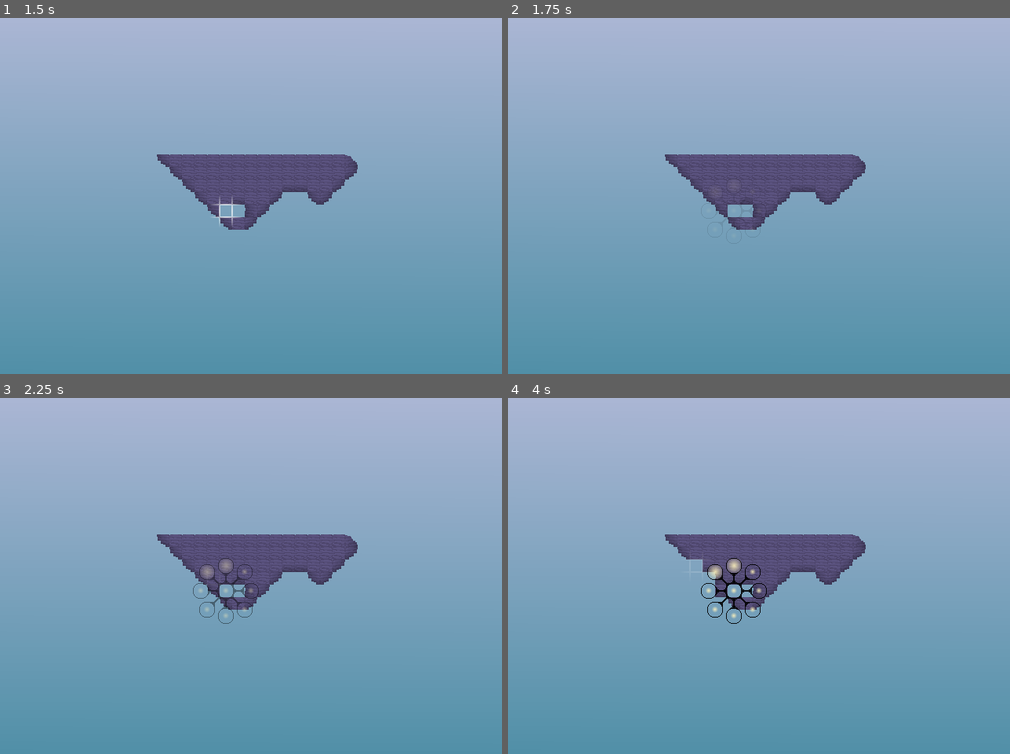
Above: before the commit, frames 1-4 (two rows, left to right).
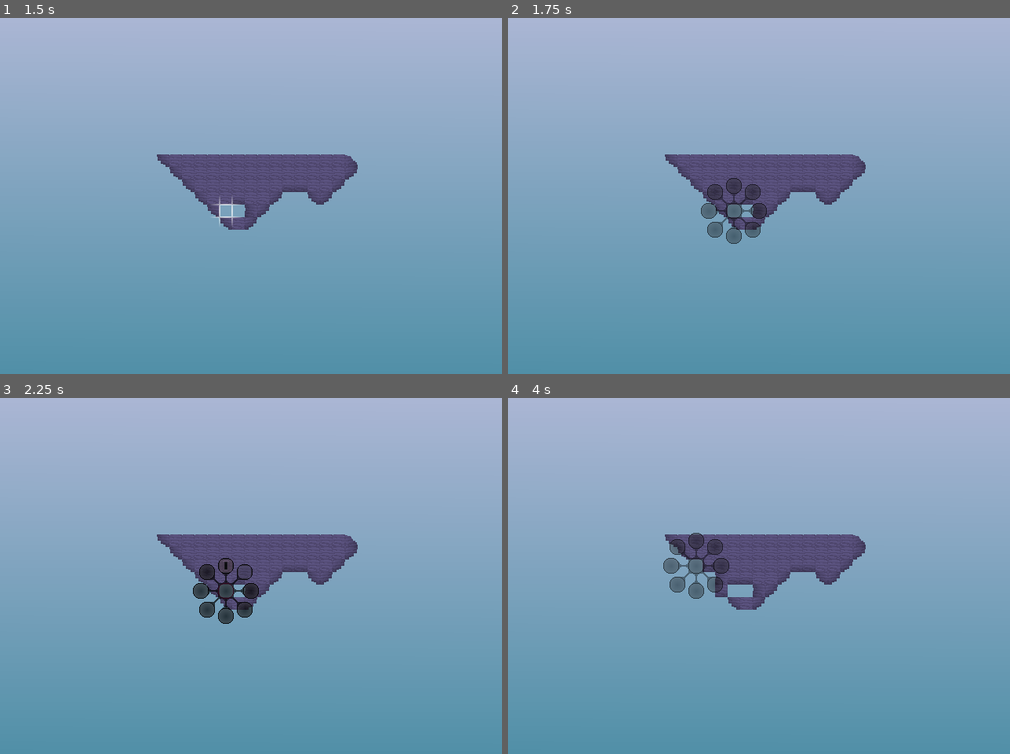
Above: after the commit, the same moments.

Repository: brandonkilpatrick059/dronescape
Game: Godot game, scene res://scenes/grid_sandbox.tscn
Same seed, same stepped clock (60 frames per second), same inputs: the game is played once before the commit and once after it.
Inputs (mouse positions are in pixels of both pictures, inside the frame that each line leads up to):
- Up to frame 1 (1.5 s): tap Enter at 0.5 s; move the mouse to (240, 210) at 0.52 s; click (240, 210) at 0.6 s; right-click (240, 210) at 0.8 s; tap Space at 1.25 s; move the mouse to (225, 210) at 1.27 s; right-click (225, 210) at 1.35 s
- Up to frame 2 (1.75 s): tap Middle mouse button (third_action) at 1.55 s
- Up to frame 3 (2.25 s): move the mouse to (210, 579) at 2.02 s; tap Middle mouse button (third_action) at 2.1 s
- Up to frame 4 (4 s): click (718, 579) at 2.3 s; move the mouse to (708, 579) at 2.77 s; click (708, 579) at 2.85 s; right-click (708, 579) at 3.05 s; tap Enter at 3.5 s; move the mouse to (698, 565) at 3.52 s; right-click (698, 565) at 3.6 s; tap Middle mouse button (third_action) at 3.8 s

Frame 1 is identical in both runs. In frame 2, 1.1% of the frame differs, in the area x 38-52%, y 44-64%; in frame 3, 1.1%; in frame 4, 1.6%, in the area x 30-52%, y 37-64%.

Commit message:
added grid_entity picking

Diff:
--- /dev/null
+++ b/interface/picker/picker_bubble.tscn
@@ -0,0 +1,28 @@
+[gd_scene load_steps=4 format=3 uid="uid://deiwk01jhatgw"]
+
+[ext_resource type="Script" uid="uid://c7yhla0silvud" path="res://scripts/picker_bubble.gd" id="1_twwt7"]
+[ext_resource type="SpriteFrames" uid="uid://0l5nd3edo5x0" path="res://sprites/interface/picker_glow.tres" id="1_uxkh3"]
+
+[sub_resource type="CircleShape2D" id="CircleShape2D_uxkh3"]
+radius = 8.0
+
+[node name="PickerBubble" type="Node2D"]
+script = ExtResource("1_twwt7")
+
+[node name="AnimatedSprite2D" type="AnimatedSprite2D" parent="."]
+z_index = 1
+sprite_frames = ExtResource("1_uxkh3")
+animation = &"expand"
+
+[node name="Area2D" type="Area2D" parent="."]
+
+[node name="CollisionShape2D" type="CollisionShape2D" parent="Area2D"]
+shape = SubResource("CircleShape2D_uxkh3")
+
+[node name="AudioStreamPlayer" type="AudioStreamPlayer" parent="."]
+volume_db = -9.0
+
+[node name="display" type="AnimatedSprite2D" parent="."]
+
+[connection signal="mouse_entered" from="Area2D" to="." method="_on_area_2d_mouse_entered"]
+[connection signal="mouse_exited" from="Area2D" to="." method="_on_area_2d_mouse_exited"]
--- /dev/null
+++ b/interface/picker/picker_circle.tscn
@@ -0,0 +1,48 @@
+[gd_scene load_steps=6 format=3 uid="uid://5g0h50u7kjhn"]
+
+[ext_resource type="Texture2D" uid="uid://crtw4wgof37lk" path="res://sprites/interface/picker_circle.png" id="1_2cciy"]
+[ext_resource type="Script" uid="uid://b137ktfgvedwb" path="res://scripts/picker_circle.gd" id="1_yql5p"]
+[ext_resource type="PackedScene" uid="uid://deiwk01jhatgw" path="res://interface/picker/picker_bubble.tscn" id="3_yql5p"]
+[ext_resource type="PackedScene" uid="uid://ovqo2g168soa" path="res://interface/picker/picker_items/picker_item_purple_brick.tscn" id="4_tt1gk"]
+[ext_resource type="PackedScene" uid="uid://cvb73mxosh43m" path="res://interface/picker/picker_items/picker_item_purple_stone.tscn" id="5_1u0t2"]
+
+[node name="PickerCircle" type="Node2D" groups=["picker_circle"]]
+z_index = 2
+script = ExtResource("1_yql5p")
+
+[node name="structure" type="Sprite2D" parent="."]
+texture = ExtResource("1_2cciy")
+
+[node name="AudioStreamPlayer" type="AudioStreamPlayer" parent="."]
+
+[node name="PickerBubble" parent="." instance=ExtResource("3_yql5p")]
+
+[node name="PickerBubble2" parent="." instance=ExtResource("3_yql5p")]
+position = Vector2(0, -32)
+
+[node name="PickerBubble3" parent="." instance=ExtResource("3_yql5p")]
+position = Vector2(24, -24)
+
+[node name="PickerBubble4" parent="." instance=ExtResource("3_yql5p")]
+position = Vector2(32, 0)
+
+[node name="PickerBubble5" parent="." instance=ExtResource("3_yql5p")]
+position = Vector2(24, 24)
+
+[node name="PickerBubble6" parent="." instance=ExtResource("3_yql5p")]
+position = Vector2(0, 32)
+
+[node name="PickerBubble7" parent="." instance=ExtResource("3_yql5p")]
+position = Vector2(-24, 24)
+
+[node name="PickerBubble8" parent="." instance=ExtResource("3_yql5p")]
+position = Vector2(-32, 0)
+
+[node name="PickerBubble9" parent="." instance=ExtResource("3_yql5p")]
+position = Vector2(-24, -24)
+
+[node name="display_items" type="Node2D" parent="."]
+
+[node name="PickerItemPurpleBrick" parent="display_items" instance=ExtResource("4_tt1gk")]
+
+[node name="PickerItemPurpleStone" parent="display_items" instance=ExtResource("5_1u0t2")]
--- /dev/null
+++ b/interface/picker/picker_items/picker_item_purple_brick.tscn
@@ -0,0 +1,9 @@
+[gd_scene load_steps=2 format=3 uid="uid://ovqo2g168soa"]
+
+[ext_resource type="Script" uid="uid://fygslmd34n2c" path="res://scripts/picker_item.gd" id="1_4ixfm"]
+
+[node name="PickerItemPurpleBrick" type="Node2D"]
+script = ExtResource("1_4ixfm")
+display_sprite_frames = "res://sprites/stones/brick_purple/brick_purple.tres"
+display_animation = "center_center"
+item_path = "res://entities/stones/purple_brick.tscn"
--- /dev/null
+++ b/interface/picker/picker_items/picker_item_purple_stone.tscn
@@ -0,0 +1,9 @@
+[gd_scene load_steps=2 format=3 uid="uid://cvb73mxosh43m"]
+
+[ext_resource type="Script" uid="uid://fygslmd34n2c" path="res://scripts/picker_item.gd" id="1_8v785"]
+
+[node name="PickerItemPurpleStone" type="Node2D"]
+script = ExtResource("1_8v785")
+display_sprite_frames = "res://sprites/stones/purple/stone_purple.tres"
+display_animation = "center_center"
+item_path = "res://entities/stones/purple_stone.tscn"
--- a/interface/picker_circle.tscn
+++ /dev/null
@@ -1,57 +0,0 @@
-[gd_scene load_steps=4 format=3 uid="uid://5g0h50u7kjhn"]
-
-[ext_resource type="Texture2D" uid="uid://crtw4wgof37lk" path="res://sprites/interface/picker_circle.png" id="1_2cciy"]
-[ext_resource type="Script" uid="uid://b137ktfgvedwb" path="res://scripts/picker_circle.gd" id="1_yql5p"]
-[ext_resource type="SpriteFrames" uid="uid://0l5nd3edo5x0" path="res://sprites/interface/picker_glow.tres" id="2_domx8"]
-
-[node name="PickerCircle" type="Node2D" groups=["picker_circle"]]
-z_index = 2
-script = ExtResource("1_yql5p")
-
-[node name="structure" type="Sprite2D" parent="."]
-texture = ExtResource("1_2cciy")
-
-[node name="glow_0" type="AnimatedSprite2D" parent="."]
-sprite_frames = ExtResource("2_domx8")
-animation = &"expand"
-frame_progress = 0.545887
-
-[node name="glow_1" type="AnimatedSprite2D" parent="."]
-position = Vector2(0, -32)
-sprite_frames = ExtResource("2_domx8")
-
-[node name="glow_2" type="AnimatedSprite2D" parent="."]
-position = Vector2(24, -24)
-sprite_frames = ExtResource("2_domx8")
-animation = &"expand"
-
-[node name="glow_3" type="AnimatedSprite2D" parent="."]
-position = Vector2(32, 0)
-sprite_frames = ExtResource("2_domx8")
-animation = &"expand"
-
-[node name="glow_4" type="AnimatedSprite2D" parent="."]
-position = Vector2(24, 24)
-sprite_frames = ExtResource("2_domx8")
-animation = &"expand"
-
-[node name="glow_5" type="AnimatedSprite2D" parent="."]
-position = Vector2(0, 32)
-sprite_frames = ExtResource("2_domx8")
-animation = &"expand"
-
-[node name="glow_6" type="AnimatedSprite2D" parent="."]
-position = Vector2(-24, 24)
-sprite_frames = ExtResource("2_domx8")
-animation = &"expand"
-
-[node name="glow_7" type="AnimatedSprite2D" parent="."]
-position = Vector2(-32, 0)
-sprite_frames = ExtResource("2_domx8")
-animation = &"expand"
-
-[node name="glow_8" type="AnimatedSprite2D" parent="."]
-position = Vector2(-24, -24)
-sprite_frames = ExtResource("2_domx8")
-
-[node name="AudioStreamPlayer" type="AudioStreamPlayer" parent="."]
--- a/scripts/cursor.gd
+++ b/scripts/cursor.gd
@@ -1,8 +1,12 @@
-extends Area2D
+class_name Cursor extends Area2D
 
 @onready var audio_player : AudioStreamPlayer2D = $AudioStreamPlayer2D
 
+var picker_circle_occlusion_distance = 128
 
+var active : bool = true
+
+var create_grid_entity_path : String = "res://entities/stones/purple_stone.tscn"
 
 func handle_input():
 	if(Input.is_action_just_pressed("main_action")):
@@ -12,6 +16,9 @@
 	elif(Input.is_action_just_pressed("third_action")):
 		create_picker()
 
+func set_create_grid_entity_path(path : String):
+	create_grid_entity_path = path
+
 func play_stream(stream_path : String):
 	audio_player.stream = load(stream_path)
 	audio_player.play()
@@ -19,38 +26,47 @@
 func create_picker():
 	var num_pickers : int = get_tree().get_nodes_in_group("picker_circle").size()
 	if(num_pickers == 0):
-		var circle = load("res://interface/picker_circle.tscn").instantiate()
+		var circle = load("res://interface/picker/picker_circle.tscn").instantiate()
 		get_parent().add_child(circle)
 		circle.global_position = global_position
 
 func delete_targeted():
-	var bodies: Array[Node2D] = get_overlapping_bodies()
-	if(bodies.size() > 0):
-		var target = bodies[0].get_parent() #body is child of grid_entity
-		if(target.is_in_group("grid_entity")):
-			target.cursor_destroy()
-			update_grid_base()
-			play_stream("res://audio/interface/brush_snare.ogg")
+	if(active):
+		var bodies: Array[Node2D] = get_overlapping_bodies()
+		if(bodies.size() > 0):
+			var target = bodies[0].get_parent() #body is child of grid_entity
+			if(target.is_in_group("grid_entity")):
+				target.cursor_destroy()
+				update_grid_base()
+				play_stream("res://audio/interface/brush_snare.ogg")
 
 func spawn_grid_entity():
-	var bodies: Array[Node2D] = get_overlapping_bodies()
-	if(bodies.size() == 0):
-		var stone = load("res://entities/stones/purple_brick.tscn").instantiate()
-		get_parent().add_child(stone)
-		stone.global_position = global_position
-		update_grid_base()
-		var drum = randi_range(1,3)
-		play_stream(str(str("res://audio/interface/drum/",drum),".ogg"))
+	if(active):
+		var bodies: Array[Node2D] = get_overlapping_bodies()
+		if(bodies.size() == 0):
+			var entity = load(create_grid_entity_path).instantiate()
+			get_parent().add_child(entity)
+			entity.global_position = global_position
+			update_grid_base()
+			var drum = randi_range(1,3)
+			play_stream(str(str("res://audio/interface/drum/",drum),".ogg"))
 
 func update_grid_base():
 	var grid_base = get_tree().get_first_node_in_group("grid_base")
 	grid_base.update()
 
+func get_distance_to_picker_circle():
+	var picker_circle = get_tree().get_first_node_in_group("picker_circle")
+	if(picker_circle != null):
+		var distance_to_circle = global_position.distance_to(picker_circle.global_position)
+		return distance_to_circle
+	return picker_circle_occlusion_distance + 1
+
 func fade_near_picker_circle():
 	var picker_circle = get_tree().get_first_node_in_group("picker_circle")
 	if(picker_circle != null):
 		var distance_to_circle = global_position.distance_to(picker_circle.global_position)
-		var fade_min_distance = 256
+		var fade_min_distance = picker_circle_occlusion_distance
 		if(distance_to_circle < fade_min_distance):
 			var fade_fraction = 1 - ((fade_min_distance - distance_to_circle) / fade_min_distance)
 			modulate = Color(1,1,1,fade_fraction)
@@ -59,13 +75,25 @@
 	else:
 		modulate = Color(1,1,1,1)
 
+func set_inactive():
+	visible = false
+	active = false
+
+func set_active():
+	visible = true
+	active = true
+
+func set_invisible_if_picker_circle_exists():
+	var picker_circle = get_tree().get_first_node_in_group("picker_circle")
+	if(picker_circle != null):
+		set_inactive()
+	else:
+		set_active()
 
 func _physics_process(delta: float) -> void:
 	var mouse_pos = get_global_mouse_position()
 	var grid_position = mouse_pos
 	var grid_size_vect : Vector2 = Vector2(Grid_Base.grid_size,Grid_Base.grid_size)
 	global_position = grid_position.snapped(grid_size_vect)
-	fade_near_picker_circle()
-
-
+	set_invisible_if_picker_circle_exists()
 	handle_input()
--- /dev/null
+++ b/scripts/picker_bubble.gd
@@ -0,0 +1,81 @@
+class_name  Picker_Bubble extends Node2D
+
+@onready var animated_sprite : AnimatedSprite2D = $AnimatedSprite2D
+@onready var audio_player : AudioStreamPlayer = $AudioStreamPlayer
+@onready var display : AnimatedSprite2D = $display
+
+var active = false
+
+var mouse_over = false
+var expanding = false
+var retracting = false
+var expanded = false
+var retracted = true
+
+var grid_entity_path : String = ""
+
+func _ready() -> void:
+	retracted = true
+	animated_sprite.play("retracted")
+
+func handle_input():
+	if(Input.is_action_just_pressed("main_action")):
+		if(mouse_over):
+			audio_player.stream = load("res://audio/interface/click.ogg")
+			audio_player.play()
+			var cursor : Cursor = get_tree().get_first_node_in_group("cursor")
+			cursor.set_create_grid_entity_path(grid_entity_path)
+			var picker_circle : Picker_Circle = get_tree().get_first_node_in_group("picker_circle")
+			picker_circle.disappear()
+
+func handle_animation():
+	if(active):
+		if(mouse_over && retracted):
+			animated_sprite.play("expand")
+			expanding = true
+			retracted = false
+			audio_player.stream = load("res://audio/interface/picker_bubble.ogg")
+			audio_player.play()
+		elif(!mouse_over && expanded):
+			animated_sprite.play("retract")
+			expanding = false
+			expanded = false
+			retracting = true
+
+		var expanding_frames : int = animated_sprite.sprite_frames.get_frame_count("expand") - 1
+		if(expanding && animated_sprite.frame == expanding_frames):
+			animated_sprite.play("default")
+			expanding = false
+			expanded = true
+
+		var retracting_frames : int = animated_sprite.sprite_frames.get_frame_count("retract") - 1
+		if(retracting && animated_sprite.frame == retracting_frames):
+			animated_sprite.play("retracted")
+			retracting = false
+			retracted = true
+
+func set_display(animation_path : String, animation : String):
+	display.sprite_frames = load(animation_path)
+	display.play(animation)
+
+func set_active():
+	active = true
+
+func set_inactive():
+	active = false
+
+func set_grid_entity_path(path : String):
+	grid_entity_path = path
+
+func get_grid_entity_path() -> String:
+	return grid_entity_path
+
+func _physics_process(delta: float) -> void:
+	handle_animation()
+	handle_input()
+
+func _on_area_2d_mouse_entered() -> void:
+	mouse_over = true
+
+func _on_area_2d_mouse_exited() -> void:
+	mouse_over = false
--- a/scripts/picker_circle.gd
+++ b/scripts/picker_circle.gd
@@ -1,8 +1,21 @@
-extends Node2D
+class_name Picker_Circle extends Node2D
 
 var current_alpha = 0.0
 
 @onready var audio_player : AudioStreamPlayer = $AudioStreamPlayer
+
+@onready var display_items : Node = $display_items
+
+@onready var bubble_0 = $PickerBubble
+@onready var bubble_1 = $PickerBubble2
+@onready var bubble_2 = $PickerBubble3
+@onready var bubble_3 = $PickerBubble4
+@onready var bubble_4 = $PickerBubble5
+@onready var bubble_5 = $PickerBubble6
+@onready var bubble_6 = $PickerBubble7
+@onready var bubble_7 = $PickerBubble8
+@onready var bubble_8 = $PickerBubble9
+var picker_bubbles : Array[Node2D]
 
 var timer := Timer.new()
 
@@ -17,23 +30,61 @@
 	audio_player.stream = load("res://audio/interface/picker_circle.ogg")
 	audio_player.play()
 	fading_in = true
+	picker_bubbles = [
+		bubble_0, bubble_1, bubble_2,
+		bubble_3, bubble_4, bubble_5,
+		bubble_6, bubble_7, bubble_8
+	]
 
 func handle_input():
 	if(Input.is_action_just_pressed("third_action")):
 		if(active):
-			active = false
-			fading_out = true
-			audio_player.play()
+			disappear()
+
+func disappear():
+	set_inactive()
+	fading_out = true
+	audio_player.play()
+
+func activate_bubbles():
+	for bubble in picker_bubbles:
+		bubble.set_active()
+
+func deactivate_bubbles():
+	for bubble in picker_bubbles:
+		bubble.set_inactive()
+
+func set_active():
+	active = true
+	activate_bubbles()
+	update_display_items()
+
+func set_inactive():
+	active = false
+	deactivate_bubbles()
+
+func update_display_items():
+	var items : Array[Node] = display_items.get_children()
+	var index = 1
+	for item : Picker_Item in items:
+		if(index < picker_bubbles.size()):
+			var bubble : Picker_Bubble = picker_bubbles[index]
+			var anim_path = item.get_display_sprite_frames()
+			var anim_name = item.get_display_animation()
+			var entity_path = item.get_item_path()
+			bubble.set_display(anim_path,anim_name)
+			bubble.set_grid_entity_path(entity_path)
+			index = index + 1
 
 func _physics_process(delta: float) -> void:
 	handle_input()
 	if(timer.is_stopped()):
-		var alpha_step = 0.01
+		var alpha_step = 0.04
 		if(fading_in && current_alpha < 1.0):
 			current_alpha = current_alpha + alpha_step
 		elif(fading_in && current_alpha >= 1.0):
 			fading_in = false
-			active = true
+			set_active()
 		elif(fading_out && current_alpha > 0.0):
 			current_alpha = current_alpha - alpha_step
 		elif(fading_out && current_alpha <= 0.0):
--- /dev/null
+++ b/scripts/picker_item.gd
@@ -0,0 +1,14 @@
+class_name Picker_Item extends Node2D
+
+@export var display_sprite_frames : String = ""
+@export var display_animation : String = ""
+@export var item_path : String = ""
+
+func get_display_sprite_frames() -> String:
+	return display_sprite_frames
+
+func get_display_animation() -> String:
+	return display_animation
+
+func get_item_path() -> String:
+	return item_path
--- a/sprites/interface/picker_glow.tres
+++ b/sprites/interface/picker_glow.tres
@@ -1,44 +1,68 @@
-[gd_resource type="SpriteFrames" load_steps=10 format=3 uid="uid://0l5nd3edo5x0"]
+[gd_resource type="SpriteFrames" load_steps=16 format=3 uid="uid://0l5nd3edo5x0"]
 
 [ext_resource type="Texture2D" uid="uid://qknhft62i41y" path="res://sprites/interface/picker_glow.png" id="1_cufv4"]
 
-[sub_resource type="AtlasTexture" id="AtlasTexture_rkb3a"]
+[sub_resource type="AtlasTexture" id="AtlasTexture_cufv4"]
 atlas = ExtResource("1_cufv4")
-region = Rect2(54, 0, 18, 18)
+region = Rect2(120, 0, 24, 24)
 
 [sub_resource type="AtlasTexture" id="AtlasTexture_gg16t"]
 atlas = ExtResource("1_cufv4")
-region = Rect2(0, 0, 18, 18)
+region = Rect2(0, 0, 24, 24)
 
 [sub_resource type="AtlasTexture" id="AtlasTexture_73jp1"]
 atlas = ExtResource("1_cufv4")
-region = Rect2(18, 0, 18, 18)
+region = Rect2(24, 0, 24, 24)
 
 [sub_resource type="AtlasTexture" id="AtlasTexture_xfitq"]
 atlas = ExtResource("1_cufv4")
-region = Rect2(36, 0, 18, 18)
+region = Rect2(48, 0, 24, 24)
 
 [sub_resource type="AtlasTexture" id="AtlasTexture_0cl53"]
 atlas = ExtResource("1_cufv4")
-region = Rect2(36, 0, 18, 18)
+region = Rect2(72, 0, 24, 24)
 
 [sub_resource type="AtlasTexture" id="AtlasTexture_p23np"]
 atlas = ExtResource("1_cufv4")
-region = Rect2(18, 0, 18, 18)
+region = Rect2(96, 0, 24, 24)
 
 [sub_resource type="AtlasTexture" id="AtlasTexture_yhqmp"]
 atlas = ExtResource("1_cufv4")
-region = Rect2(0, 0, 18, 18)
+region = Rect2(120, 0, 24, 24)
 
-[sub_resource type="AtlasTexture" id="AtlasTexture_cufv4"]
+[sub_resource type="AtlasTexture" id="AtlasTexture_rkb3a"]
 atlas = ExtResource("1_cufv4")
-region = Rect2(0, 0, 18, 18)
+region = Rect2(120, 0, 24, 24)
+
+[sub_resource type="AtlasTexture" id="AtlasTexture_y3rsj"]
+atlas = ExtResource("1_cufv4")
+region = Rect2(96, 0, 24, 24)
+
+[sub_resource type="AtlasTexture" id="AtlasTexture_l1rk6"]
+atlas = ExtResource("1_cufv4")
+region = Rect2(72, 0, 24, 24)
+
+[sub_resource type="AtlasTexture" id="AtlasTexture_gysny"]
+atlas = ExtResource("1_cufv4")
+region = Rect2(48, 0, 24, 24)
+
+[sub_resource type="AtlasTexture" id="AtlasTexture_x02wp"]
+atlas = ExtResource("1_cufv4")
+region = Rect2(24, 0, 24, 24)
+
+[sub_resource type="AtlasTexture" id="AtlasTexture_3c0il"]
+atlas = ExtResource("1_cufv4")
+region = Rect2(0, 0, 24, 24)
+
+[sub_resource type="AtlasTexture" id="AtlasTexture_j4166"]
+atlas = ExtResource("1_cufv4")
+region = Rect2(0, 0, 24, 24)
 
 [resource]
 animations = [{
 "frames": [{
 "duration": 1.0,
-"texture": SubResource("AtlasTexture_rkb3a")
+"texture": SubResource("AtlasTexture_cufv4")
 }],
 "loop": true,
 "name": &"default",
@@ -53,12 +77,7 @@
 }, {
 "duration": 1.0,
 "texture": SubResource("AtlasTexture_xfitq")
-}],
-"loop": true,
-"name": &"expand",
-"speed": 3.0
 }, {
-"frames": [{
 "duration": 1.0,
 "texture": SubResource("AtlasTexture_0cl53")
 }, {
@@ -69,12 +88,35 @@
 "texture": SubResource("AtlasTexture_yhqmp")
 }],
 "loop": true,
-"name": &"retract",
-"speed": 5.0
+"name": &"expand",
+"speed": 30.0
 }, {
 "frames": [{
 "duration": 1.0,
-"texture": SubResource("AtlasTexture_cufv4")
+"texture": SubResource("AtlasTexture_rkb3a")
+}, {
+"duration": 1.0,
+"texture": SubResource("AtlasTexture_y3rsj")
+}, {
+"duration": 1.0,
+"texture": SubResource("AtlasTexture_l1rk6")
+}, {
+"duration": 1.0,
+"texture": SubResource("AtlasTexture_gysny")
+}, {
+"duration": 1.0,
+"texture": SubResource("AtlasTexture_x02wp")
+}, {
+"duration": 1.0,
+"texture": SubResource("AtlasTexture_3c0il")
+}],
+"loop": true,
+"name": &"retract",
+"speed": 30.0
+}, {
+"frames": [{
+"duration": 1.0,
+"texture": SubResource("AtlasTexture_j4166")
 }],
 "loop": true,
 "name": &"retracted",
Not shown, added: audio/interface/click.ogg.import
Not shown, added: audio/interface/picker_bubble.ogg.import
Not shown, added: scripts/picker_bubble.gd.uid
Not shown, added: scripts/picker_item.gd.uid
Binary file changed: sprites/interface/picker_circle.png
Binary file changed: sprites/interface/picker_glow.png
Not shown, added: audio/interface/click.ogg
Not shown, added: audio/interface/picker_bubble.ogg
